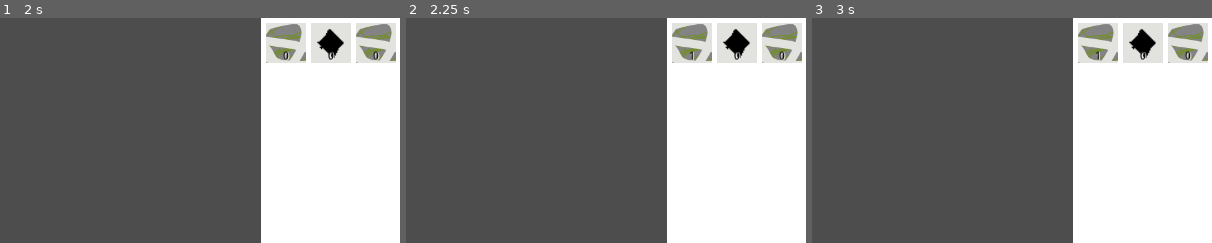
Above: before the commit, frames 1-3 (left to right).
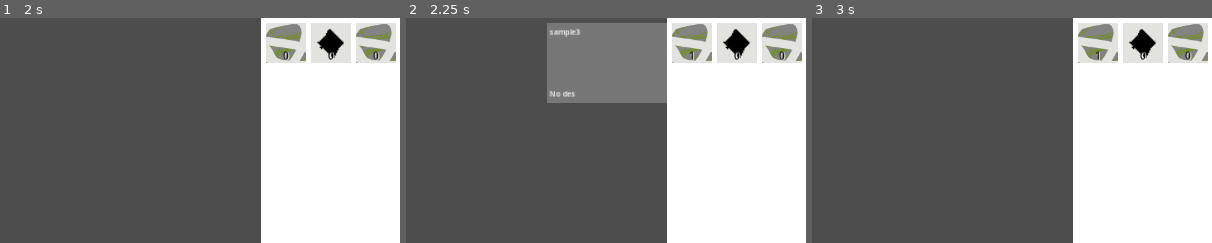
Above: after the commit, the same moments.

Repository: JusPSLiu/2024Fall49HourJamGame
Game: Godot game, scene res://Scenes/Screens/GameScreen.tscn
The game is run twice, just before and just after one commit, with the same random seed, the same clock (stepped at 60 frames per second) and the same inputs. This scene is started directly instead of the project's main scene.
Inputs (mouse positions are % of the whole screen's width and height, from its top left):
- Up to frame 1 (2 s): click (16, 7) at 0.5 s; click (16, 7) at 1.25 s
- Up to frame 2 (2.25 s): click (57, 6) at 2.02 s
- Up to frame 3 (3 s): tap Enter at 2.75 s; move the mouse to (72, 45) at 2.77 s; hold Left (ui_right) from 2.78 s (still down); hold F from 2.78 s (still down); click (72, 45) at 2.92 s
The pictures show only the part of the screen within x 22-72%, y 0-50%; the shares and areas given below are measured in that part.

Frame 1 is identical in both runs. In frame 2, 11% of the frame differs, in the area x 35-66%, y 2-38%; in frame 3, nothing differs.

Commit message:
fixed grid bug

Diff:
--- a/Scenes/Screens/GameGrid.tscn
+++ b/Scenes/Screens/GameGrid.tscn
@@ -5,23 +5,35 @@
 [node name="GameGrid" type="Control" node_paths=PackedStringArray("gameGridContainer")]
 layout_mode = 3
 anchors_preset = 0
+offset_left = 696.0
+offset_right = 696.0
 script = ExtResource("1_q8jw7")
 gameGridContainer = NodePath("ScrollContainer/HBoxContainer/VBoxContainer/GridContainer")
 tileOrder = Array[String](["sample3", "sample2", "sample4", "sample5", "sample"])
+metadata/_edit_group_ = true
 
 [node name="ColorRect" type="ColorRect" parent="."]
+layout_mode = 0
 offset_right = 584.0
 offset_bottom = 720.0
 size_flags_horizontal = 3
 size_flags_vertical = 3
 
 [node name="ScrollContainer" type="ScrollContainer" parent="."]
+layout_mode = 0
+offset_left = -696.0
 offset_right = 592.0
 offset_bottom = 720.0
+horizontal_scroll_mode = 0
 
 [node name="HBoxContainer" type="HBoxContainer" parent="ScrollContainer"]
 layout_mode = 2
 theme_override_constants/separation = 0
+
+[node name="ColorRect2" type="ColorRect" parent="ScrollContainer/HBoxContainer"]
+custom_minimum_size = Vector2(696, 0)
+layout_mode = 2
+color = Color(0, 0, 0, 0)
 
 [node name="ColorRect" type="ColorRect" parent="ScrollContainer/HBoxContainer"]
 custom_minimum_size = Vector2(8, 0)
